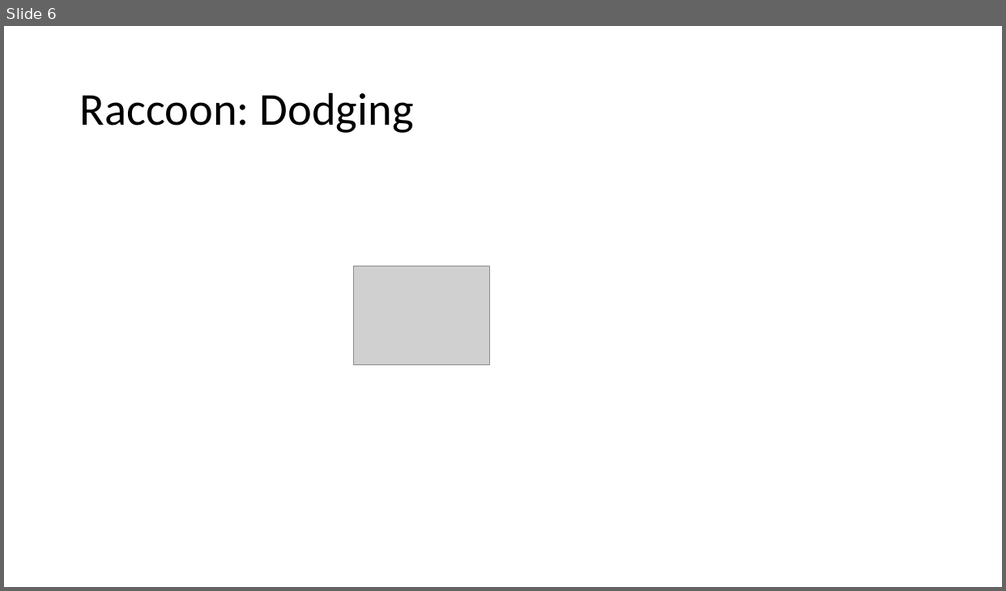
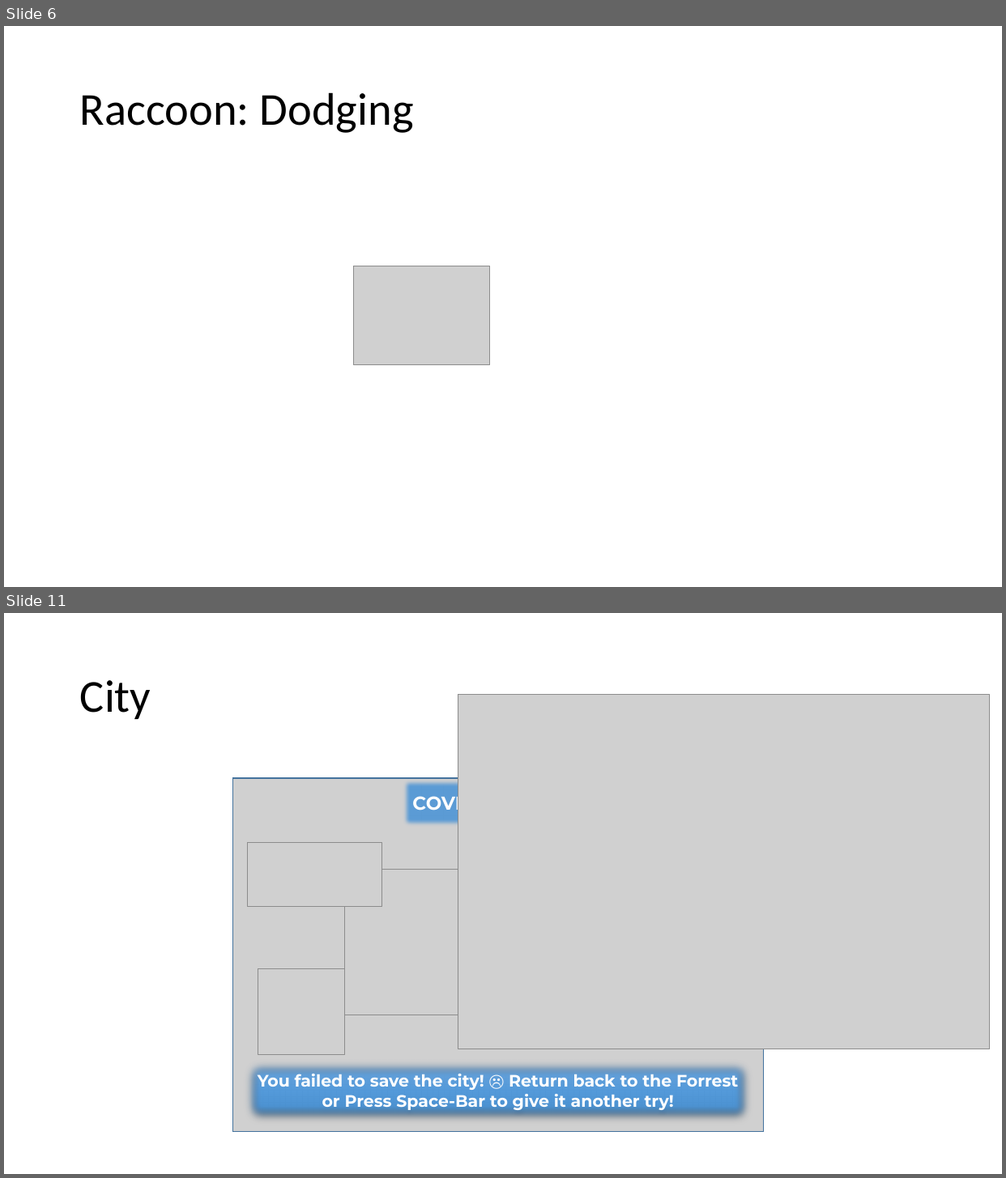
Before and after one commit to sedhha/covidRaccoon, a slide deck: Characters.pptx. Shown one above the other, each under a label of ours: slide 6 before the commit, slides 6 and 11 after it; the slides between them are not shown. The pictures are 1006x591 and 1006x1178 pixels, drawn with LibreOffice and Linux fonts; fonts in the diff are those of the drawing; grey boxes stand for pictures. Boxes give left, top, right and bottom in pixels: in the first picture for what was removed or moved away, otherwise in the second. Text is boxed around its words. In the diff, an @@ line names an element or a change of style, - is before the commit and + after.

```diff
--- a/Characters.pptx
+++ b/Characters.pptx
@@ slide 11 added at (x1=4, y1=613, x2=1002, y2=1174), background #FFFFFF @@
@@ title added at (x1=80, y1=680, x2=151, y2=719), 44 pt, text #000000 @@
+City
@@ picture added at (x1=458, y1=694, x2=989, y2=1049) @@
@@ group added at (x1=233, y1=778, x2=764, y2=1131): 4 pictures, 2 rectangles @@
+COVID RACCOON
+You failed to save the city! ☹ Return back to the Forrest or Press Space-Bar to give it another try!
```
Also in this commit, not shown: 3 slides changed, 2 other slides added, 8 other files.
